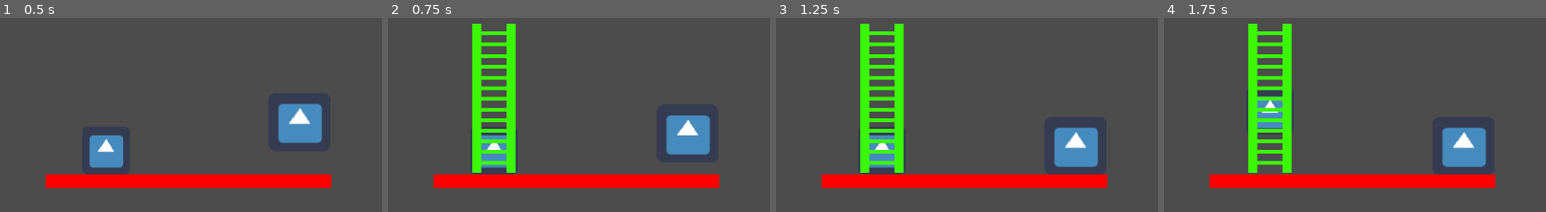
Above: before the commit, frames 1-4 (left to right).
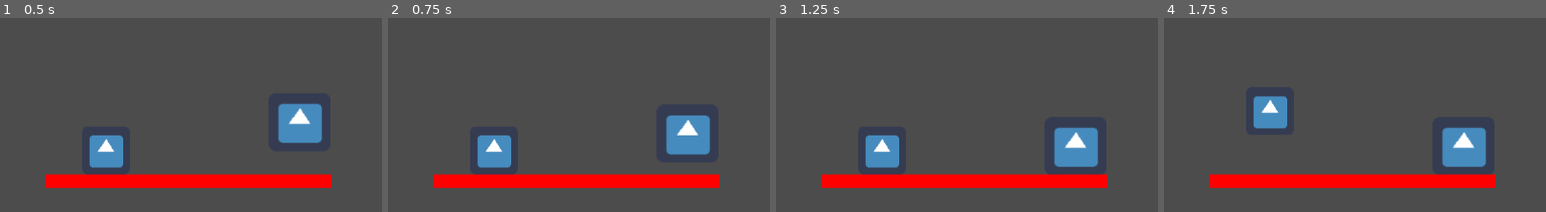
Above: after the commit, the same moments.

Repository: ludum-rlyeh/LD48-deeper-and-deeper
Game: Godot game, scene res://Scenes/InGame/Levels/LevelTests.tscn
Same seed, same stepped clock (60 frames per second), same inputs: the game is played once before the commit and once after it. The engine's default icon, where the game draws it, is replaced by a stand-in: a white triangle on a blue panel in a dark square.
Inputs:
- Up to frame 1 (0.5 s): no input
- Up to frame 2 (0.75 s): tap Enter at 0.5 s
- Up to frame 3 (1.25 s): no input
- Up to frame 4 (1.75 s): tap Space at 1.25 s
The pictures show only the part of the screen within x 0-50%, y 0-50%; the shares and areas given below are measured in that part.

Frame 1 is identical in both runs. In frame 2, 5.7% of the frame differs, in the area x 22-34%, y 2-80%; in frame 3, 5.7%; in frame 4, 5.7%.
Error after the commit: Invalid get index 'current_item' (on base: 'KinematicBody2D').

Commit message:
init inventory HUD

Diff:
--- a/Scenes/InGame/Characters/Character.tscn
+++ b/Scenes/InGame/Characters/Character.tscn
@@ -1,60 +1,9 @@
-[gd_scene load_steps=12 format=2]
+[gd_scene load_steps=11 format=2]
 
 [ext_resource path="res://Assets/icon.png" type="Texture" id=1]
 [ext_resource path="res://Scripts/StateMachine.gd" type="Script" id=2]
 
 [sub_resource type="GDScript" id=1]
-script/source = "extends KinematicBody2D
-
-# Number of item available by type
-var _inventory = {
-	GlobalData.OBJECT_TYPE.ROPE: 1,
-	GlobalData.OBJECT_TYPE.LADDER: 2
-}
-
-var current_item = GlobalData.OBJECT_TYPE.LADDER
-
-func _ready():
-	Events.connect(\"ladder_placed_signal\", self, \"_on_ladder_placed_signal\")
-
-func _input(event : InputEvent):
-	if event.is_action_pressed(\"ui_focus_next\"):
-		_next_item()
-	elif event.is_action_pressed(\"ui_focus_prev\"):
-		_previous_item()
-
-func set_inventory(inventory):
-	_inventory = inventory
-
-func get_item_number(item):
-	if _inventory.has(item):
-		return _inventory[item]
-	return 0
-
-func current_item_used():
-	_inventory[current_item] -= 1
-	if _inventory[current_item] == 0:
-		current_item = GlobalData.OBJECT_TYPE.NONE
-
-func _next_item():
-	current_item += 1
-	if current_item >= GlobalData.OBJECT_TYPE.size():
-		current_item = GlobalData.OBJECT_TYPE.NONE
-
-	print(current_item)
-
-func _previous_item():
-	current_item -= 1
-	if current_item < 0:
-		current_item = GlobalData.OBJECT_TYPE.size()-1
-
-	print(current_item)
-
-func _on_ladder_placed_signal():
-	_inventory[GlobalData.OBJECT_TYPE.LADDER] -= 1
-"
-
-[sub_resource type="GDScript" id=2]
 resource_name = "Normal"
 script/source = "extends Node
 
@@ -298,41 +247,40 @@
 		fsm.change_to(\"Normal\", [])
 "
 
-[sub_resource type="RectangleShape2D" id=7]
+[sub_resource type="RectangleShape2D" id=6]
 extents = Vector2( 32.7783, 32.2322 )
 
-[sub_resource type="CircleShape2D" id=8]
+[sub_resource type="CircleShape2D" id=7]
 radius = 4.84974
 
-[sub_resource type="RectangleShape2D" id=9]
+[sub_resource type="RectangleShape2D" id=8]
 extents = Vector2( 23.1365, 1.71827 )
 
 [node name="Character" type="KinematicBody2D"]
-script = SubResource( 1 )
 
 [node name="States" type="Node" parent="."]
 script = ExtResource( 2 )
 
 [node name="Normal" type="Node" parent="States"]
+script = SubResource( 1 )
+
+[node name="ClimbingRope" type="Node" parent="States"]
 script = SubResource( 2 )
 
-[node name="ClimbingRope" type="Node" parent="States"]
+[node name="ThrowingRope" type="Node" parent="States"]
 script = SubResource( 3 )
 
-[node name="ThrowingRope" type="Node" parent="States"]
+[node name="ClimbingLadder" type="Node" parent="States"]
 script = SubResource( 4 )
 
-[node name="ClimbingLadder" type="Node" parent="States"]
+[node name="PushingCrates" type="Node" parent="States"]
 script = SubResource( 5 )
-
-[node name="PushingCrates" type="Node" parent="States"]
-script = SubResource( 6 )
 
 [node name="Sprite" type="Sprite" parent="."]
 texture = ExtResource( 1 )
 
 [node name="CollisionShape2D" type="CollisionShape2D" parent="."]
-shape = SubResource( 7 )
+shape = SubResource( 6 )
 
 [node name="PlatformDetector" type="RayCast2D" parent="."]
 enabled = true
--- /dev/null
+++ b/Scenes/InGame/HUD/Inventory.tscn
@@ -0,0 +1,239 @@
+[gd_scene load_steps=8 format=2]
+
+[ext_resource path="res://Assets/Controls/360_LB.png" type="Texture" id=1]
+[ext_resource path="res://Assets/Controls/360_RB.png" type="Texture" id=2]
+[ext_resource path="res://Assets/Controls/Q_Key_Light.png" type="Texture" id=3]
+[ext_resource path="res://Assets/Controls/E_Key_Light.png" type="Texture" id=4]
+[ext_resource path="res://Assets/Icons/rope_icon.png" type="Texture" id=5]
+[ext_resource path="res://Assets/Icons/ladder_icon.png" type="Texture" id=6]
+
+[sub_resource type="GDScript" id=1]
+script/source = "extends Control
+
+# Number of item available by type
+var _inventory = {
+	GlobalData.OBJECT_TYPE.ROPE: 1,
+	GlobalData.OBJECT_TYPE.LADDER: 2
+}
+
+var current_item = GlobalData.OBJECT_TYPE.ROPE
+
+func _ready():
+	Events.connect(\"ladder_placed_signal\", self, \"_on_ladder_placed_signal\")
+	Input.connect(\"joy_connection_changed\", self, \"_on_joy_connection_changed\")
+	if Input.get_connected_joypads().size() > 0:
+		$Prev/LB.visible = true
+		$Next/RB.visible = true
+		$Prev/Q.visible = false
+		$Next/E.visible = false
+
+func _input(event : InputEvent):
+	if event.is_action_pressed(\"ui_focus_next\"):
+		_next_item()
+	elif event.is_action_pressed(\"ui_focus_prev\"):
+		_previous_item()
+	_maj_selector()
+
+func set_inventory(inventory):
+	_inventory = inventory
+	$Rope/RopeNb.text = String(_inventory[GlobalData.OBJECT_TYPE.ROPE])
+	$Ladder/LadderNb.text = String(_inventory[GlobalData.OBJECT_TYPE.LADDER])
+	current_item = GlobalData.OBJECT_TYPE.ROPE
+	_maj_selector()
+
+func get_item_number(item):
+	if _inventory.has(item):
+		return _inventory[item]
+	return 0
+
+func current_item_used():
+	_inventory[current_item] -= 1
+	if _inventory[current_item] == 0:
+		current_item = GlobalData.OBJECT_TYPE.NONE
+
+func _next_item():
+	current_item += 1
+	if current_item >= GlobalData.OBJECT_TYPE.size():
+		current_item = 0
+
+func _previous_item():
+	current_item -= 1
+	if current_item < 0:
+		current_item = GlobalData.OBJECT_TYPE.size()-1
+
+func _maj_selector():
+	if current_item == GlobalData.OBJECT_TYPE.ROPE:
+		_select_rope()
+	elif current_item == GlobalData.OBJECT_TYPE.LADDER:
+		_select_ladder()
+
+func _select_rope():
+	$Ladder/LadderNb.visible = false
+	$Ladder/LadderSelect.visible = false
+	$Ladder/LadderUnelect.visible = true
+
+	$Rope/RopeNb.visible = true
+	$Rope/RopeSelect.visible = true
+	$Rope/RopeUnselect.visible = false
+
+func _select_ladder():
+	$Ladder/LadderNb.visible = true
+	$Ladder/LadderSelect.visible = true
+	$Ladder/LadderUnelect.visible = false
+
+	$Rope/RopeNb.visible = false
+	$Rope/RopeSelect.visible = false
+	$Rope/RopeUnselect.visible = true
+
+func _on_ladder_placed_signal():
+	_inventory[GlobalData.OBJECT_TYPE.LADDER] -= 1
+	$Ladder/LadderNb.text = String(_inventory[GlobalData.OBJECT_TYPE.LADDER])
+
+func _on_joy_connection_changed(device_id, connected):
+	if connected:
+		$Prev/LB.visible = true
+		$Next/RB.visible = true
+		$Prev/Q.visible = false
+		$Next/E.visible = false
+	else:
+		$Prev/LB.visible = false
+		$Next/RB.visible = false
+		$Prev/Q.visible = true
+		$Next/E.visible = true
+"
+
+[node name="Inventory" type="Control"]
+anchor_right = 1.0
+anchor_bottom = 1.0
+script = SubResource( 1 )
+__meta__ = {
+"_edit_use_anchors_": false
+}
+
+[node name="Prev" type="Control" parent="."]
+margin_right = 40.0
+margin_bottom = 40.0
+
+[node name="LB" type="TextureRect" parent="Prev"]
+visible = false
+margin_left = 17.0
+margin_top = 16.0
+margin_right = 117.0
+margin_bottom = 116.0
+rect_scale = Vector2( 0.8, 0.8 )
+texture = ExtResource( 1 )
+__meta__ = {
+"_edit_use_anchors_": false
+}
+
+[node name="Q" type="TextureRect" parent="Prev"]
+margin_left = 18.0
+margin_top = 19.0
+margin_right = 118.0
+margin_bottom = 119.0
+rect_scale = Vector2( 0.8, 0.8 )
+texture = ExtResource( 3 )
+
+[node name="Rope" type="Control" parent="."]
+margin_right = 40.0
+margin_bottom = 40.0
+__meta__ = {
+"_edit_use_anchors_": false
+}
+
+[node name="RopeSelect" type="TextureRect" parent="Rope"]
+margin_left = 126.0
+margin_top = 12.0
+margin_right = 226.0
+margin_bottom = 112.0
+texture = ExtResource( 5 )
+__meta__ = {
+"_edit_use_anchors_": false
+}
+
+[node name="RopeUnselect" type="TextureRect" parent="Rope"]
+visible = false
+modulate = Color( 0.419608, 0.419608, 0.419608, 1 )
+margin_left = 137.0
+margin_top = 22.0
+margin_right = 237.0
+margin_bottom = 122.0
+rect_scale = Vector2( 0.8, 0.8 )
+texture = ExtResource( 5 )
+__meta__ = {
+"_edit_use_anchors_": false
+}
+
+[node name="RopeNb" type="Label" parent="Rope"]
+margin_left = 166.0
+margin_top = 134.0
+margin_right = 185.0
+margin_bottom = 151.0
+text = "0"
+align = 1
+valign = 1
+
+[node name="Ladder" type="Control" parent="."]
+margin_right = 40.0
+margin_bottom = 40.0
+__meta__ = {
+"_edit_use_anchors_": false
+}
+
+[node name="LadderSelect" type="TextureRect" parent="Ladder"]
+visible = false
+margin_left = 249.0
+margin_top = 9.0
+margin_right = 349.0
+margin_bottom = 109.0
+texture = ExtResource( 6 )
+
+[node name="LadderUnelect" type="TextureRect" parent="Ladder"]
+modulate = Color( 0.419608, 0.419608, 0.419608, 1 )
+margin_left = 259.0
+margin_top = 18.0
+margin_right = 359.0
+margin_bottom = 118.0
+rect_scale = Vector2( 0.8, 0.8 )
+texture = ExtResource( 6 )
+
+[node name="LadderNb" type="Label" parent="Ladder"]
+visible = false
+margin_left = 291.0
+margin_top = 134.0
+margin_right = 310.0
+margin_bottom = 151.0
+text = "0"
+align = 1
+valign = 1
+__meta__ = {
+"_edit_use_anchors_": false
+}
+
+[node name="Next" type="Control" parent="."]
+margin_left = 305.0
+margin_right = 345.0
+margin_bottom = 40.0
+
+[node name="RB" type="TextureRect" parent="Next"]
+visible = false
+margin_left = 63.0
+margin_top = 16.0
+margin_right = 163.0
+margin_bottom = 116.0
+rect_scale = Vector2( 0.8, 0.8 )
+texture = ExtResource( 2 )
+__meta__ = {
+"_edit_use_anchors_": false
+}
+
+[node name="E" type="TextureRect" parent="Next"]
+margin_left = 62.0
+margin_top = 19.0
+margin_right = 162.0
+margin_bottom = 119.0
+rect_scale = Vector2( 0.8, 0.8 )
+texture = ExtResource( 4 )
+__meta__ = {
+"_edit_use_anchors_": false
+}
--- a/Scripts/GlobalData.gd
+++ b/Scripts/GlobalData.gd
@@ -1,3 +1,3 @@
 extends Node
 
-enum OBJECT_TYPE{NONE,ROPE,LADDER}
+enum OBJECT_TYPE{ROPE,LADDER}
--- a/project.godot
+++ b/project.godot
@@ -55,7 +55,7 @@
 ui_focus_prev={
 "deadzone": 0.5,
 "events": [ Object(InputEventKey,"resource_local_to_scene":false,"resource_name":"","device":0,"alt":false,"shift":true,"control":false,"meta":false,"command":false,"pressed":false,"scancode":16777218,"unicode":0,"echo":false,"script":null)
-, Object(InputEventKey,"resource_local_to_scene":false,"resource_name":"","device":0,"alt":false,"shift":false,"control":false,"meta":false,"command":false,"pressed":false,"scancode":65,"unicode":0,"echo":false,"script":null)
+, Object(InputEventKey,"resource_local_to_scene":false,"resource_name":"","device":0,"alt":false,"shift":false,"control":false,"meta":false,"command":false,"pressed":false,"scancode":81,"unicode":0,"echo":false,"script":null)
 , Object(InputEventJoypadButton,"resource_local_to_scene":false,"resource_name":"","device":0,"button_index":4,"pressure":0.0,"pressed":false,"script":null)
  ]
 }
Binary file added: Assets/Controls/360_A.png
Binary file added: Assets/Controls/360_LB.png
Binary file added: Assets/Controls/360_RB.png
Binary file added: Assets/Controls/360_X.png
Binary file added: Assets/Controls/A_Key_Light.png
Binary file added: Assets/Controls/D_Key_Light.png
Binary file added: Assets/Controls/E_Key_Light.png
Binary file added: Assets/Controls/Enter_Key_Light.png
Binary file added: Assets/Controls/Q_Key_Light.png
Binary file added: Assets/Controls/S_Key_Light.png
Binary file added: Assets/Controls/Space_Key_Light.png
Binary file added: Assets/Controls/W_Key_Light.png
(and 3 more such lines)
